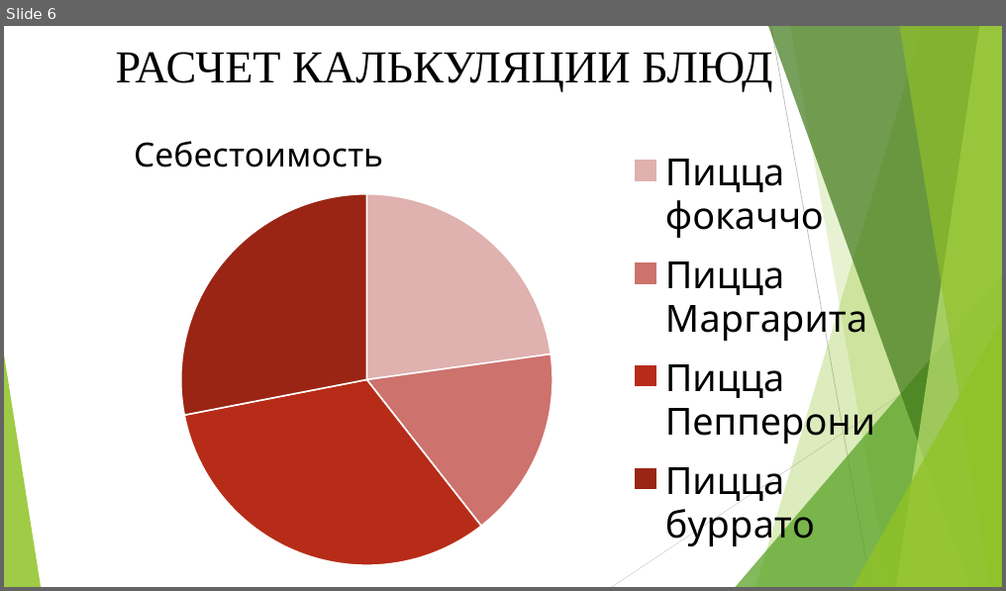
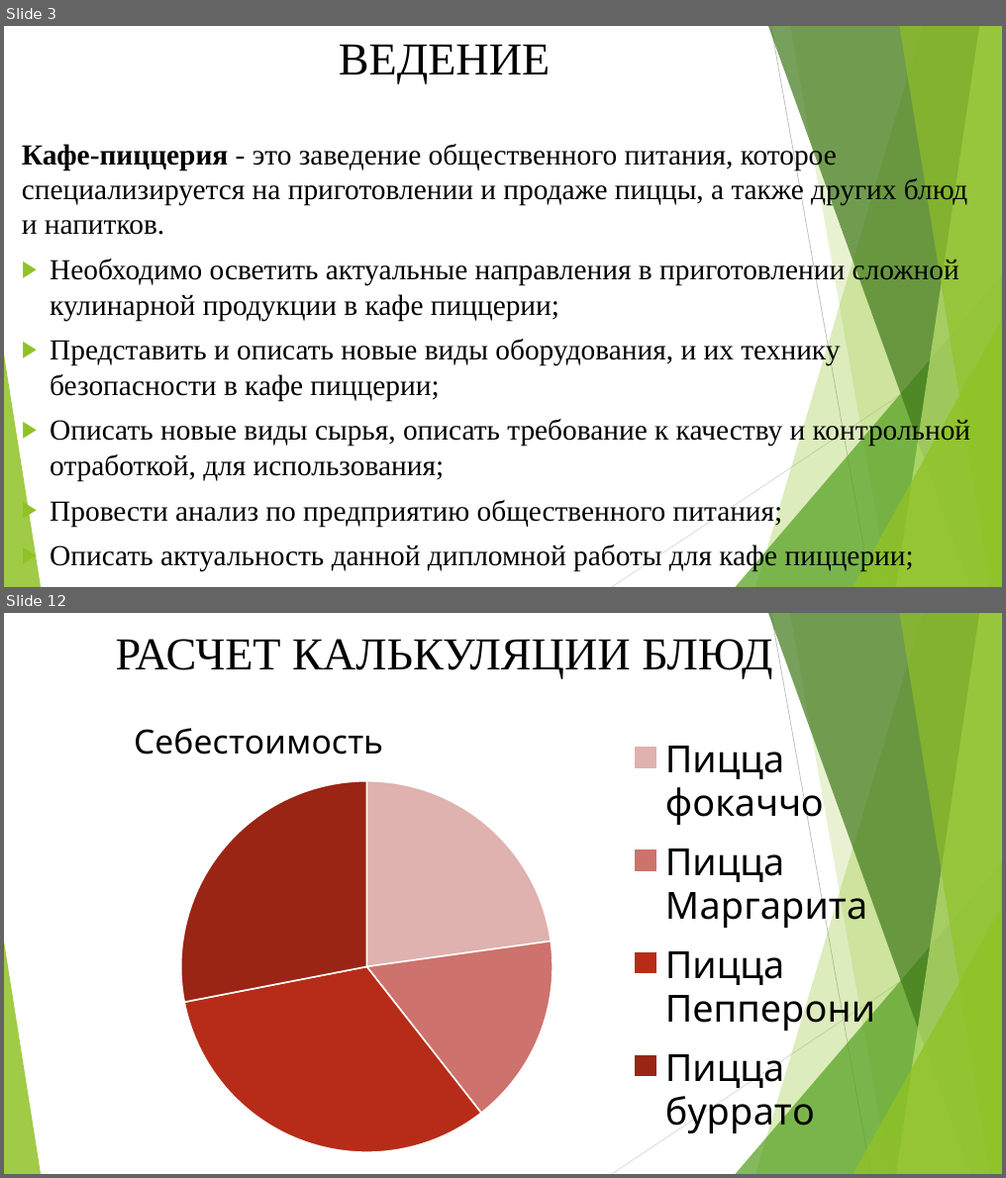
Before and after one commit to David2261/Scheme_Automation, a slide deck: 2023/Диплом/Алина/Презентация.pptx. Shown one above the other, each under a label of ours: slide 6 before the commit, slides 3 and 12 after it; the slides between them are not shown. The pictures are 1006x591 and 1006x1178 pixels, drawn with LibreOffice and Linux fonts; fonts in the diff are those of the drawing. Boxes give left, top, right and bottom in pixels: in the first picture for what was removed or moved away, otherwise in the second. Text is boxed around its words. In the diff, an @@ line names an element or a change of style, - is before the commit and + after.

```diff
--- a/2023/Диплом/Алина/Презентация.pptx
+++ b/2023/Диплом/Алина/Презентация.pptx
@@ slide 3 added at box(4, 26, 1002, 587), background #FFFFFF; not listed: 10 template elements that a slide beside it also shows @@
@@ title added at box(339, 44, 550, 84), 44 pt, text #000000 @@
+ВЕДЕНИЕ
@@ text added at box(22, 142, 970, 572), 28 pt, text #000000 @@
+Кафе-пиццерия - это заведение общественного питания, которое специализируется на приготовлении и продаже пиццы, а также других блюд и напитков.
+▶ Необходимо осветить актуальные направления в приготовлении сложной кулинарной продукции в кафе пиццерии;
+▶ Представить и описать новые виды оборудования, и их технику безопасности в кафе пиццерии;
+▶ Описать новые виды сырья, описать требование к качеству и контрольной отработкой, для использования;
+▶ Провести анализ по предприятию общественного питания;
+▶ Описать актуальность данной дипломной работы для кафе пиццерии;
@@ what was slide 6 is now slide 12 @@
```
Also in this commit, not shown: 5 slides changed, 8 other slides added, 1 slide removed, 1 other file.
